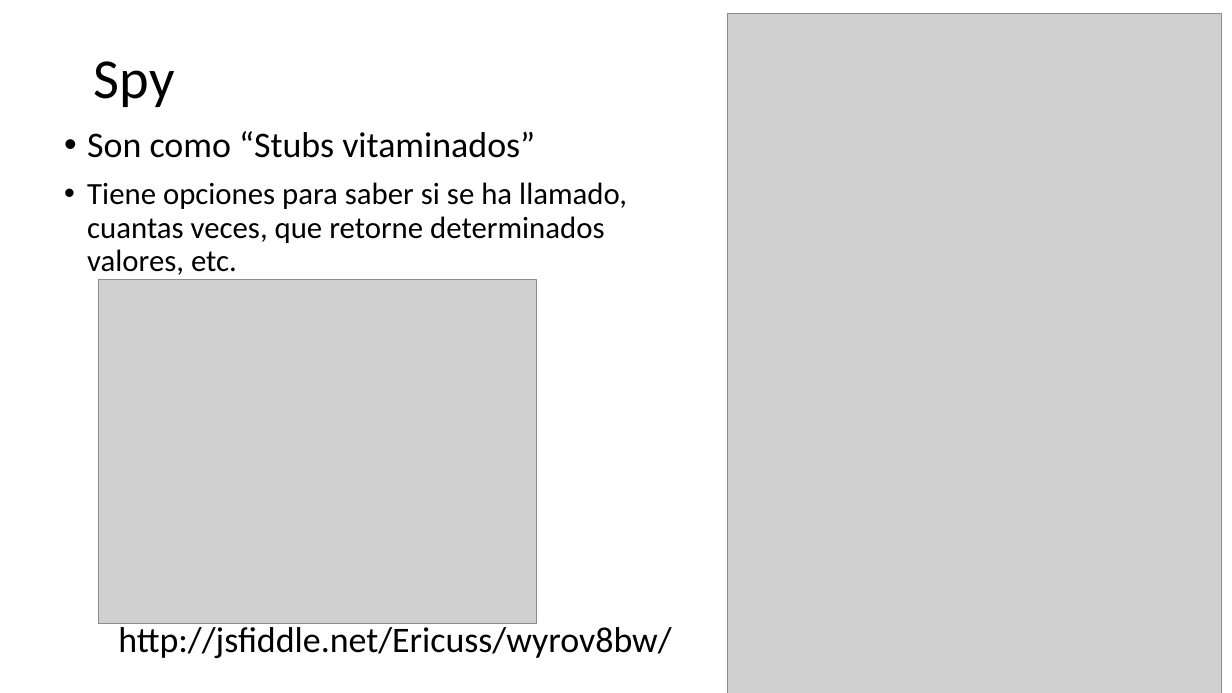
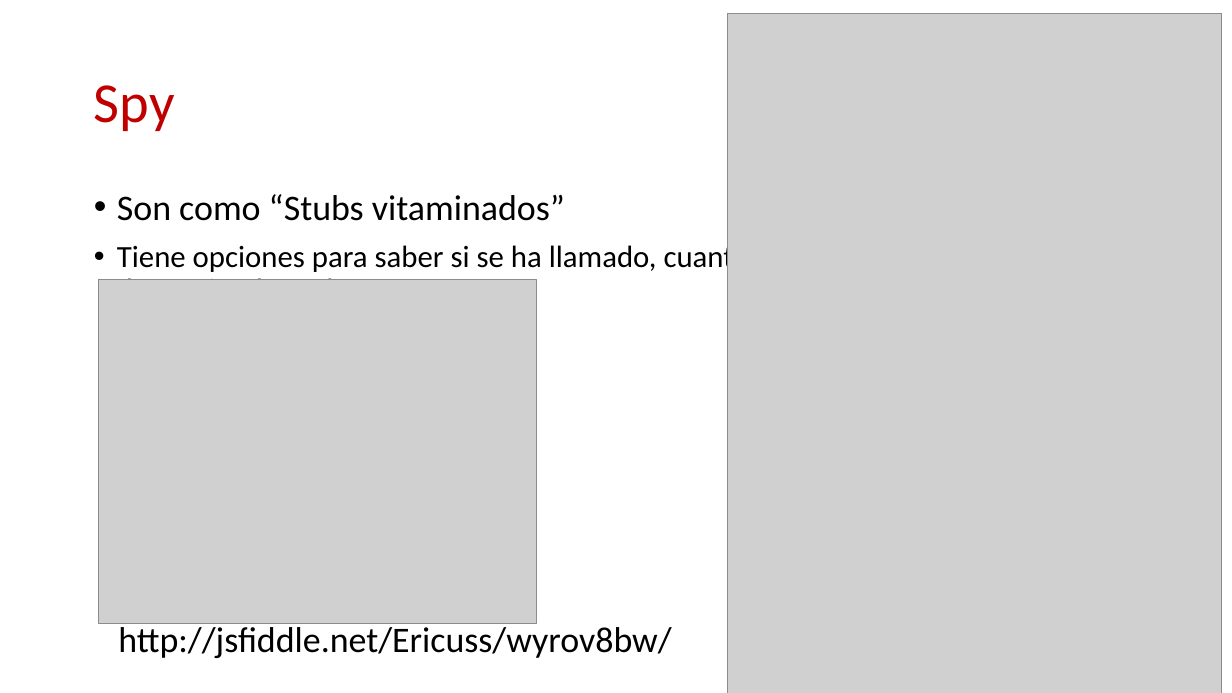
Before and after one commit to ericuss/TDD-Miercolex-Tokiota, a slide deck: slide 7 of Documentacion/jasmine.pptx. Drawn at 1232x693 pixels with LibreOffice and Linux fonts; fonts in the diff are those of the drawing; grey boxes stand for pictures; background and template pictures are left out. Boxes give left, top, right and bottom in pixels: in the first picture for what was removed or moved away, otherwise in the second. Text is boxed around its words. In the diff, an @@ line names an element or a change of style, - is before the commit and + after.

```diff
--- a/Documentacion/jasmine.pptx
+++ b/Documentacion/jasmine.pptx
@@ title "Spy": place and size @@
-title "Spy" at [94, 61, 175, 107]
+title "Spy" at [94, 85, 175, 131]
@@ title "Spy" at [94, 85, 175, 131]: text colour #000000 to #C00000 @@
@@ text "Son como “Stubs vitaminados”" rewrapped from [87, 131, 627, 275] to [117, 194, 761, 280] @@
```
Also in this commit, not shown: 5 other slides changed, 5 slides added, 1 slide removed.
